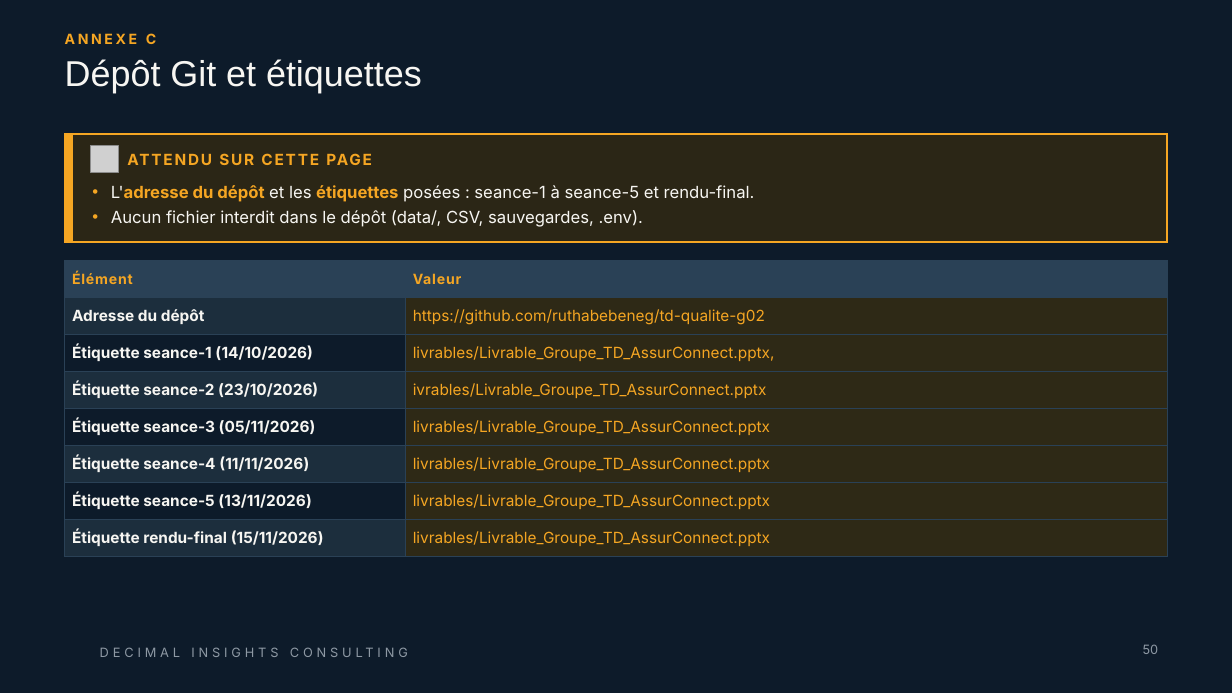
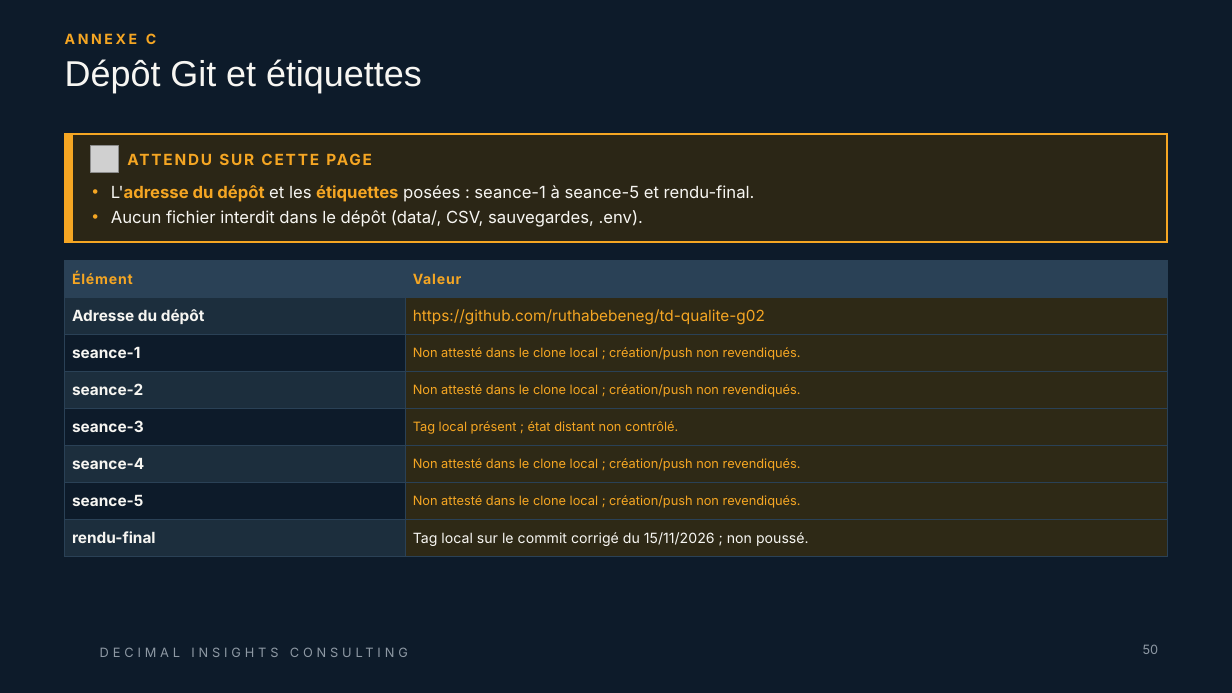
Before and after one commit to ruthabebeneg/td-qualite-g02, a slide deck: slide 50 of livrables/Livrable_Groupe_TD_AssurConnect.pptx. Drawn at 1232x693 pixels with LibreOffice and Linux fonts; fonts in the diff are those of the drawing; grey boxes stand for pictures; background and template pictures are left out. Boxes give left, top, right and bottom in pixels: in the first picture for what was removed or moved away, otherwise in the second. Text is boxed around its words. In the diff, an @@ line names an element or a change of style, - is before the commit and + after.

Commit message:
fix: fiabiliser les séances et le rendu hors soutenance
Corriger les notebooks S1/S2/S4/S5, les contrôles Soda et le rejeu sans écriture.
Synchroniser les livrables, les rôles, les preuves et le dossier de décision.
Préserver le PPTX de soutenance, les décisions humaines et les données nominales.

Corrections réalisées avec l’assistance de Codex à la demande du groupe.
Vérification : 93 tests Python, six notebooks exécutés, scans Soda et
empreintes identiques des 27 tables nominales. Aucun push automatique.

```diff
--- a/livrables/Livrable_Groupe_TD_AssurConnect.pptx
+++ b/livrables/Livrable_Groupe_TD_AssurConnect.pptx
@@ table at (65,261,1167,556) @@
-row 3, column 1: Étiquette seance-1 (14/10/2026)
+row 3, column 1: seance-1
-row 3, column 2: livrables/Livrable_Groupe_TD_AssurConnect.pptx,
+row 3, column 2: Non attesté dans le clone local ; création/push non revendiqués.
-row 4, column 1: Étiquette seance-2 (23/10/2026)
+row 4, column 1: seance-2
-row 4, column 2: ivrables/Livrable_Groupe_TD_AssurConnect.pptx
+row 4, column 2: Non attesté dans le clone local ; création/push non revendiqués.
-row 5, column 1: Étiquette seance-3 (05/11/2026)
+row 5, column 1: seance-3
-row 5, column 2: livrables/Livrable_Groupe_TD_AssurConnect.pptx
+row 5, column 2: Tag local présent ; état distant non contrôlé.
-row 6, column 1: Étiquette seance-4 (11/11/2026)
+row 6, column 1: seance-4
-row 6, column 2: livrables/Livrable_Groupe_TD_AssurConnect.pptx
+row 6, column 2: Non attesté dans le clone local ; création/push non revendiqués.
-row 7, column 1: Étiquette seance-5 (13/11/2026)
+row 7, column 1: seance-5
-row 7, column 2: livrables/Livrable_Groupe_TD_AssurConnect.pptx
+row 7, column 2: Non attesté dans le clone local ; création/push non revendiqués.
-row 8, column 1: Étiquette rendu-final (15/11/2026)
+row 8, column 1: rendu-final
-row 8, column 2: livrables/Livrable_Groupe_TD_AssurConnect.pptx
+row 8, column 2: Tag local sur le commit corrigé du 15/11/2026 ; non poussé.
```
Also in this commit, not shown: 21 other slides changed, 55 other files.
